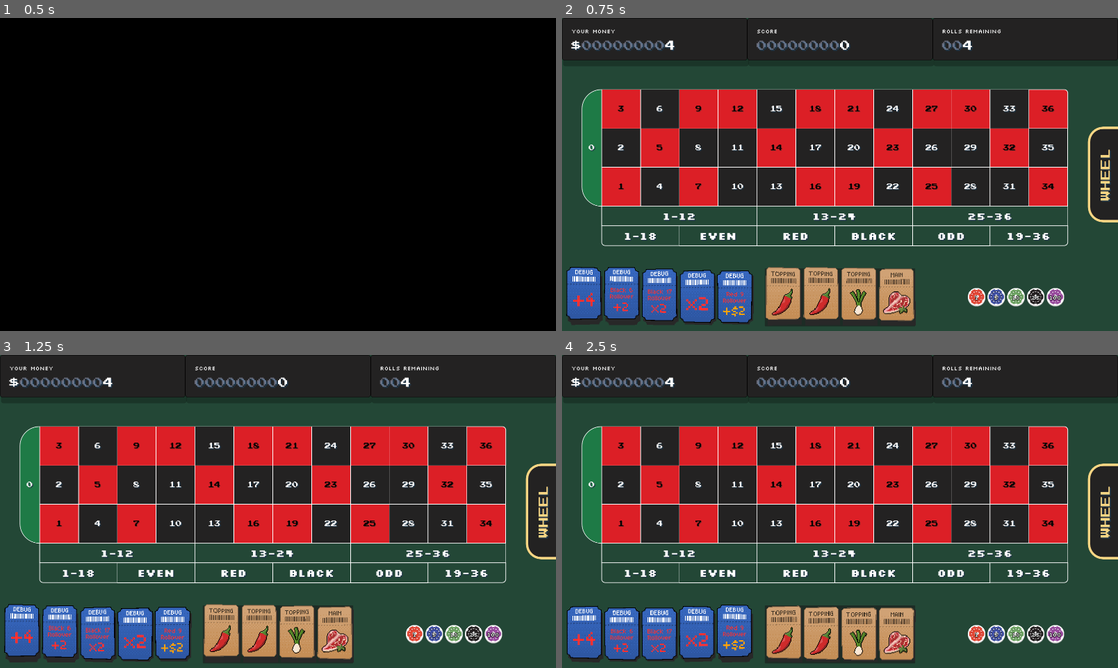
Above: before the commit, frames 1-4 (two rows, left to right).
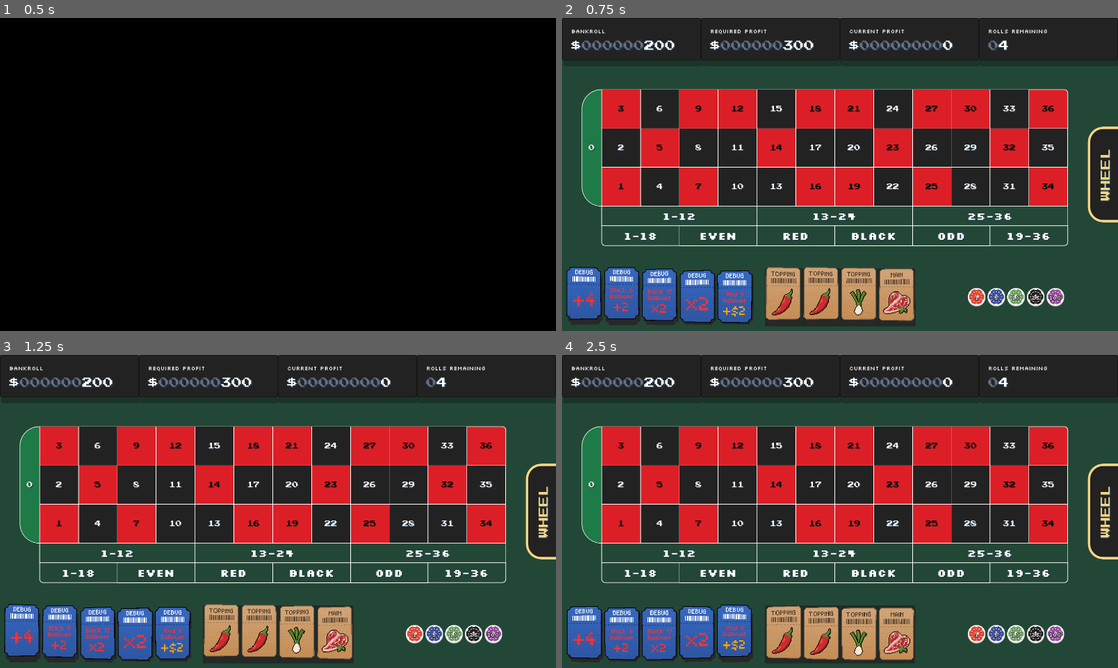
Above: after the commit, the same moments.

Repository: ross-ca/roulette-wheel
Game: Godot game, scene res://scenes/intro/intro.tscn
The game is run twice, just before and just after one commit, with the same random seed, the same clock (stepped at 60 frames per second) and the same inputs. Video files are missing from this copy of the repository; at most half a second of black plays in their place.
Inputs (mouse positions are in pixels of both pictures, inside the frame that each line leads up to):
- Up to frame 1 (0.5 s): no input
- Up to frame 2 (0.75 s): tap Enter at 0.5 s; move the mouse to (962, 158) at 0.52 s; click (962, 158) at 0.67 s
- Up to frame 3 (1.25 s): no input
- Up to frame 4 (2.5 s): click "WHEEL" at 1.25 s; click "TABLE" at 2 s

Frame 1 is identical in both runs. In frame 2, 1.6% of the frame differs, in the area x 1-88%, y 0-14%; in frame 3, 1.6%; in frame 4, 1.6%.

Commit message:
Update scoring to track required profit instead of target score (#18)
* Scoring ladder setup

* Enhance play phase mechanics: update scoring to track required profit instead of target score, introduce vouchers as a currency for shop interactions, and refine betting logic to reflect new profit calculations.

Diff:
--- a/scenes/betting_view/betting_view.gd
+++ b/scenes/betting_view/betting_view.gd
@@ -1,6 +1,6 @@
 class_name BettingView
 extends Control
-## The play phase's betting screen: money, score and rolls along the top, the table, the tickets,
+## The play phase's betting screen: money, required and current profit and rolls along the top, the table, the tickets,
 ## consumables and the chips to drag onto the table along the bottom (left, middle and right), and
 ## the WHEEL tab on the right edge.
 ## Display only: it reports what the player does through its signals, and play.gd decides what
@@ -24,7 +24,8 @@
 
 @onready var _money: StatDisplay = %MoneyDisplay
 @onready var _rolls: StatDisplay = %RollsDisplay
-@onready var _score: StatDisplay = %ScoreDisplay
+@onready var _required_profit: StatDisplay = %RequiredProfitDisplay
+@onready var _current_profit: StatDisplay = %CurrentProfitDisplay
 @onready var _table: BetTable = %Table
 @onready var _chips: VBoxContainer = %Chips # one centred HBoxContainer per row of chips
 @onready var _consumables: CardContainer = %Consumables
@@ -66,7 +67,8 @@
 	var progress := run.current_round
 	_money.value = run.money
 	_rolls.value = progress.spins_left
-	_score.value = progress.score
+	_required_profit.value = _step.required_profit
+	_current_profit.value = progress.profit()
 
 
 ## Colours the table's number tiles by their pockets' colours.
--- a/scenes/betting_view/betting_view.tscn
+++ b/scenes/betting_view/betting_view.tscn
@@ -80,22 +80,32 @@
 unique_name_in_owner = true
 layout_mode = 2
 size_flags_horizontal = 3
-title = "Your money"
+title = "Bankroll"
 prefix = "$"
 digits = 9
 
-[node name="ScoreDisplay" parent="Rows/TopBar" unique_id=703984411 instance=ExtResource("5_stat")]
+[node name="RequiredProfitDisplay" parent="Rows/TopBar" unique_id=703984411 instance=ExtResource("5_stat")]
 unique_name_in_owner = true
 layout_mode = 2
 size_flags_horizontal = 3
-title = "Score"
+title = "Required Profit"
+prefix = "$"
 digits = 9
 
-[node name="RollsDisplay" parent="Rows/TopBar" unique_id=363413181 instance=ExtResource("5_stat")]
+[node name="CurrentProfitDisplay" parent="Rows/TopBar" unique_id=363413181 instance=ExtResource("5_stat")]
+unique_name_in_owner = true
+layout_mode = 2
+size_flags_horizontal = 3
+title = "Current Profit"
+prefix = "$"
+digits = 9
+
+[node name="RollsDisplay" parent="Rows/TopBar" unique_id=1676960264 instance=ExtResource("5_stat")]
 unique_name_in_owner = true
 layout_mode = 2
 size_flags_horizontal = 3
 title = "Rolls remaining"
+digits = 2
 
 [node name="Margin" type="MarginContainer" parent="Rows" unique_id=105156921]
 layout_mode = 2
--- a/scenes/game/game.gd
+++ b/scenes/game/game.gd
@@ -2,7 +2,15 @@
 ## Autoload ("Game"): owns the current run, and starts, saves, loads and ends runs.
 
 const SAVE_PATH := "user://run.tres"
-const STARTING_MONEY := 4
+const STARTING_MONEY := 200
+const STARTING_VOUCHERS := 0
+## Shown in front of a voucher amount, in place of a currency character. Used through `voucher_text`.
+const VOUCHER_SYMBOL := "res://assets/textures/voucherSymbol.png"
+## Height in pixels the symbol is drawn at in a RichTextLabel; the shop's font is 28.
+const VOUCHER_SYMBOL_HEIGHT := 18
+## Where the symbol sits against the text, "image,text". Bottom on the baseline lines it up with the
+## digits; the default, center,center, centres it on the line box, which sits above a pixel font's digits.
+const VOUCHER_SYMBOL_ALIGN := "bottom,baseline"
 const TICKET_DATABASE := preload("res://scenes/modifiers/ticket_database.tres")
 const CONSUMABLE_DATABASE := preload("res://scenes/modifiers/consumable_database.tres")
 
@@ -19,9 +27,18 @@
 	run.rng_seed = rng_seed
 	run.rng.seed = rng_seed
 	run.money = STARTING_MONEY
+	run.vouchers = STARTING_VOUCHERS
 	run.pockets = Pocket.european_layout()
 	run.tickets = TICKET_DATABASE.create_starters()
 	run.consumables = CONSUMABLE_DATABASE.create_starters()
+
+
+## BBCode for an amount of vouchers: the symbol, then the number. For RichTextLabels only; Labels and
+## Buttons can't show it.
+static func voucher_text(amount: int) -> String:
+	return "[img height=%d align=%s]%s[/img]%d" % [
+		VOUCHER_SYMBOL_HEIGHT, VOUCHER_SYMBOL_ALIGN, VOUCHER_SYMBOL, amount
+	]
 
 
 func has_save() -> bool:
--- a/scenes/game/round_state.gd
+++ b/scenes/game/round_state.gd
@@ -4,7 +4,15 @@
 ## saving the run saves the round part-way through.
 
 @export var spins_left: int = 0
-@export var score: int = 0
+## Net winnings from settled spins: what they paid minus what was staked on them.
+@export var spin_profit: int = 0
+## Money paid by effects outside the bets (pass tickets). Counts as profit too.
 @export var money_earned: int = 0
 ## Bets on the table for the next spin. The spin uses them up.
 @export var bets: Array[PlacedBet] = []
+
+
+## The round's profit, which is what has to reach the step's required profit. Money carried in
+## from earlier rounds doesn't count, only what this round has made.
+func profit() -> int:
+	return spin_profit + money_earned
--- a/scenes/game/run_state.gd
+++ b/scenes/game/run_state.gd
@@ -11,7 +11,10 @@
 @export var rng_state: int = 0
 ## The table being played, from 1. 0 before the first table starts.
 @export var table: int = 0
+## Spent on bets and paid out by winning ones. Carries between the rounds of a table.
 @export var money: int = 0
+## Earned by finishing rounds with spins left, and spent in the shop.
+@export var vouchers: int = 0
 ## Trigger order is array order, left to right.
 @export var tickets: Array[Ticket] = []
 ## One-use items the player is holding, used in the play phase.
--- a/scenes/modifiers/spin_context.gd
+++ b/scenes/modifiers/spin_context.gd
@@ -32,6 +32,14 @@
 		ctx.mult *= factor
 
 
+## What the spin cost: the chips on all its bets.
+func staked() -> int:
+	var sum := 0
+	for ctx in bets:
+		sum += ctx.points
+	return sum
+
+
 ## The spin's score: the sum of its bets'. Lost bets add nothing.
 func total() -> int:
 	var sum := 0
--- a/scenes/play/play.gd
+++ b/scenes/play/play.gd
@@ -1,6 +1,6 @@
 extends Control
 ## The play phase for one round: spin until the round's target is reached or the spins run out,
-## then emit `finished` with {won, score}. Round progress lives in `run.current_round`, so a loaded
+## then emit `finished` with {won, profit, spins_left}. Round progress lives in `run.current_round`, so a loaded
 ## save resumes part-way through.
 ##
 ## The round has two views that slide sideways between each other: betting (place chips on the
@@ -17,7 +17,7 @@
 const TICK_PITCH_STEP := 0.004
 const TICK_PITCH_MAX := 1.5
 
-## The chips offered in the betting view. Placeholder until chips are tied to money.
+## The chips offered in the betting view. Placeholder until chip values follow the player's money.
 const CHIP_VALUES: Array[int] = [1, 5, 10, 25, 100]
 ## Seconds a slide between the views takes.
 const SLIDE_DURATION := 0.35
@@ -31,6 +31,7 @@
 var _last_tick_ms := 0
 var _ticks_this_spin := 0
 var _spin: SpinContext # live score of the spin in progress
+var _staked := 0 # what the spin in progress cost, to work out its profit
 ## 0 shows the betting view, 1 the wheel view, and values between are part-way through a slide.
 var _view_position := 0.0
 var _slide: Tween
@@ -67,7 +68,7 @@
 	_selling = true
 	await _cards.remove_item(item)
 	_run.tickets.erase(item)
-	_run.money += int(item.price * 0.5)
+	_run.vouchers += int(item.price * 0.5)
 	_show_round()
 	Game.save_run()
 	_selling = false
@@ -202,13 +203,14 @@
 
 # A chip dropped on a spot that already has a bet joins its chips.
 func _on_bet_placed(bet: Bet, chip: PlacedChip) -> void:
-	if _state != State.WAITING:
+	if _state != State.WAITING or chip.value > _run.money:
 		return
 	var placed := _find_bet(bet)
 	if placed == null:
 		placed = PlacedBet.of(bet.duplicate()) # the table keeps its own spot's bet
 		_run.current_round.bets.append(placed)
 	placed.chips.append(chip)
+	_run.money -= chip.value
 	_show_bets()
 	Game.save_run()
 
@@ -219,6 +221,7 @@
 	var placed := _find_bet(bet)
 	if placed:
 		_run.current_round.bets.erase(placed)
+		_run.money += placed.total() # a removed bet is refunded
 		_show_bets()
 		Game.save_run()
 
@@ -237,7 +240,8 @@
 	_selected = null
 	_picked.clear()
 	_betting.select_consumable(null)
-	_spin =SpinContext.new(_run.current_round.bets)
+	_spin = SpinContext.new(_run.current_round.bets)
+	_staked = _spin.staked()
 	_betting.set_editable(false)
 	_wheel_view.set_spinning(true)
 	_ticks_this_spin = 0
@@ -263,7 +267,8 @@
 	Modifiers.notify(_run, &"pocket_landed", [pocket])
 	Modifiers.score(_run, _spin, pocket)
 	var progress := _run.current_round
-	progress.score += _spin.total()
+	_run.money += _spin.total() # the stakes were taken when the chips went down
+	progress.spin_profit += _spin.total() - _staked
 	progress.spins_left -= 1
 	progress.bets.clear() # the spin uses its bets up
 	Modifiers.notify(_run, &"spin_finished", [pocket])
@@ -300,7 +305,12 @@
 
 func _is_round_over() -> bool:
 	var progress := _run.current_round
-	return progress.score >= _step.target_score or progress.spins_left <= 0
+	return progress.profit() >= _step.required_profit or progress.spins_left <= 0 or _is_broke()
+
+
+# Out of money with nothing on the table: no bet can ever be placed again.
+func _is_broke() -> bool:
+	return _run.money < CHIP_VALUES.min() and _run.current_round.bets.is_empty()
 
 
 func _finish() -> void:
@@ -308,8 +318,8 @@
 	_betting.set_editable(false)
 	_wheel_view.set_can_spin(false)
 	var progress := _run.current_round
-	var won := progress.score >= _step.target_score
+	var won := progress.profit() >= _step.required_profit
 	Modifiers.notify(_run, &"round_finished", [progress, won])
 	_hud.show_result(won)
 	await _hud.continue_requested
-	finished.emit({"won": won, "score": progress.score})
+	finished.emit({"won": won, "profit": progress.profit(), "spins_left": progress.spins_left})
--- a/scenes/run/run_generator.gd
+++ b/scenes/run/run_generator.gd
@@ -3,8 +3,9 @@
 ## Builds each table's steps. The layout of a table and the difficulty curve live here, so the
 ## runner stays generic.
 
-const TABLE_COUNT := 1
-const ROUNDS_PER_TABLE := 2
+const TABLE_COUNT := 2
+const ROUNDS_PER_TABLE := 4
+const BASE_REQUIRED_PROFIT := 300
 
 
 ## Starts the next table and returns its steps, or an empty array once every table is done.
@@ -13,20 +14,31 @@
 	if run.table >= TABLE_COUNT:
 		return steps
 
+	# A new table starts with the last round of the previous one's required profit as money; any
+	# surplus is dropped (it will convert into vouchers later).
+	if run.table > 0:
+		run.money = _round(run.table, ROUNDS_PER_TABLE - 1).required_profit
 	run.table += 1
 	for i in ROUNDS_PER_TABLE:
-		if i > 0:
+		if i > 0 or run.table > 1:
 			steps.append(ShopStep.new())
 		steps.append(_round(run.table, i))
 	return steps
 
 
 static func _round(table: int, index: int) -> RoundStep:
+	if (index == ROUNDS_PER_TABLE - 1):
+		return _boss_round(table)
+
 	var step := RoundStep.new()
-	match index:
-		0:
-			step.target_score = 300 * table
-		_:
-			step.target_score = 500 * table
-			step.reward = 5
+	var current_round := (table - 1) * ROUNDS_PER_TABLE + index
+	step.required_profit = (2 ** current_round) * BASE_REQUIRED_PROFIT
+
 	return step
+
+static func _boss_round(table: int) -> RoundStep:
+	var step := RoundStep.new()
+	var current_round := (table - 1) * ROUNDS_PER_TABLE + ROUNDS_PER_TABLE - 1
+	step.required_profit = (2 ** current_round) * BASE_REQUIRED_PROFIT * 1.5 # Placeholder x1.5 for boss round
+
+	return step
--- a/scenes/run/steps/round_step.gd
+++ b/scenes/run/steps/round_step.gd
@@ -1,9 +1,12 @@
 class_name RoundStep
 extends RunStep
-## A round: a few spins to reach `target_score`. Losing a round ends the run.
+## A round: a few spins to make `required_profit` in profit. Losing a round ends the run. Winning pays
+## `VOUCHERS_PER_SPIN_LEFT` vouchers for every spin the player didn't need.
 
-@export var target_score: int = 300
-@export var reward: int = 3
+const VOUCHERS_PER_SPIN_LEFT := 2
+
+## The profit the round has to make (winnings minus stakes), not the money the player ends with.
+@export var required_profit: int = 300
 ## Boss rules, and any other modifiers active only during this round.
 @export var modifiers: Array[Modifier] = []
 
@@ -15,6 +18,6 @@
 
 func on_finished(run: RunState, result: Variant) -> void:
 	if result.won:
-		run.money += reward
+		run.vouchers += result.spins_left * VOUCHERS_PER_SPIN_LEFT
 	else:
 		run.is_over = true
--- a/scenes/run/steps/shop_step.gd
+++ b/scenes/run/steps/shop_step.gd
@@ -7,7 +7,7 @@
 ## How many consumables the shop offers, after the tickets.
 const CONSUMABLE_SLOTS := 2
 ## What a reroll costs before modifiers change it. Placeholder: 0 makes rerolls free.
-const REROLL_COST := 0
+const REROLL_COST := 2
 
 ## What the shop is offering, in slot order: the tickets, then the consumables. Kept on the step so
 ## it's saved with the run: leaving and resuming the shop shows the same stock instead of rolling it again.
--- a/scenes/shop/shop.gd
+++ b/scenes/shop/shop.gd
@@ -9,9 +9,10 @@
 var _step: ShopStep
 
 @onready var _stock: CardContainer = %Stock
-@onready var _money_label: Label = %MoneyLabel
+@onready var _vouchers_label: RichTextLabel = %VouchersLabel
 @onready var _tickets_label: Label = %TicketsLabel
 @onready var _reroll_button: Button = %RerollButton
+@onready var _reroll_label: RichTextLabel = %RerollLabel
 
 
 ## Called by the runner before the scene enters the tree.
@@ -36,10 +37,12 @@
 
 
 func _refresh() -> void:
-	_money_label.text = "$%d" % _run.money
+	_vouchers_label.text = "[center]%s[/center]" % Game.voucher_text(_run.vouchers)
 	var reroll_cost := _reroll_cost()
-	_reroll_button.text = "Reroll ($%d)" % reroll_cost
-	_reroll_button.disabled = _run.money < reroll_cost
+	_reroll_label.text = "[center]Reroll %s[/center]" % Game.voucher_text(reroll_cost)
+	_reroll_button.disabled = _run.vouchers < reroll_cost
+	_reroll_label.modulate.a = 0.5 if _reroll_button.disabled else 1.0 # it doesn't follow the button's disabled look
+	# A button's size ignores its children, so size it to the label plus some padding.
 	var names: PackedStringArray = []
 	for ticket in _run.tickets:
 		names.append(ticket.display_name)
@@ -52,9 +55,9 @@
 
 func _on_reroll_button_pressed() -> void:
 	var cost := _reroll_cost()
-	if _run.money < cost:
+	if _run.vouchers < cost:
 		return
-	_run.money -= cost
+	_run.vouchers -= cost
 	_step.reroll(_run, Game.TICKET_DATABASE, Game.CONSUMABLE_DATABASE)
 	_stock.set_items(_step.stock)
 	Game.save_run()
--- a/scenes/shop/shop.tscn
+++ b/scenes/shop/shop.tscn
@@ -1,15 +1,14 @@
-[gd_scene format=3]
+[gd_scene format=3 uid="uid://b2j1ioicjsn4t"]
 
-[ext_resource type="Script" path="res://scenes/shop/shop.gd" id="1_shop"]
+[ext_resource type="Script" uid="uid://b27g2m6jexpel" path="res://scenes/shop/shop.gd" id="1_shop"]
 [ext_resource type="FontFile" uid="uid://bjqcqudoiecha" path="res://assets/fonts/Silkscreen-Regular.ttf" id="2_font"]
-
 [ext_resource type="PackedScene" path="res://scenes/card_container/card_container.tscn" id="3_cards"]
 
 [sub_resource type="Theme" id="Theme_shop"]
 default_font = ExtResource("2_font")
 default_font_size = 28
 
-[node name="Shop" type="Control"]
+[node name="Shop" type="Control" unique_id=1959714596]
 layout_mode = 3
 anchors_preset = 15
 anchor_right = 1.0
@@ -19,7 +18,7 @@
 theme = SubResource("Theme_shop")
 script = ExtResource("1_shop")
 
-[node name="Center" type="CenterContainer" parent="."]
+[node name="Center" type="CenterContainer" parent="." unique_id=2125734248]
 layout_mode = 1
 anchors_preset = 15
 anchor_right = 1.0
@@ -27,39 +26,59 @@
 grow_horizontal = 2
 grow_vertical = 2
 
-[node name="Items" type="VBoxContainer" parent="Center"]
+[node name="Items" type="VBoxContainer" parent="Center" unique_id=1409340734]
 layout_mode = 2
 theme_override_constants/separation = 16
 
-[node name="Title" type="Label" parent="Center/Items"]
+[node name="Title" type="Label" parent="Center/Items" unique_id=46499663]
 layout_mode = 2
 theme_override_font_sizes/font_size = 56
 text = "Shop"
 horizontal_alignment = 1
 
-[node name="MoneyLabel" type="Label" parent="Center/Items"]
+[node name="VouchersLabel" type="RichTextLabel" parent="Center/Items" unique_id=311999752]
+unique_name_in_owner = true
+texture_filter = 5
+layout_mode = 2
+bbcode_enabled = true
+fit_content = true
+scroll_active = false
+
+[node name="Stock" parent="Center/Items" unique_id=89430866 instance=ExtResource("3_cards")]
+unique_name_in_owner = true
+layout_mode = 2
+
+[node name="TicketsLabel" type="Label" parent="Center/Items" unique_id=1435948210]
 unique_name_in_owner = true
 layout_mode = 2
 horizontal_alignment = 1
 
-[node name="Stock" parent="Center/Items" instance=ExtResource("3_cards")]
+[node name="RerollButton" type="Button" parent="Center/Items" unique_id=918117533]
 unique_name_in_owner = true
+custom_minimum_size = Vector2(0, 44)
 layout_mode = 2
 
-[node name="TicketsLabel" type="Label" parent="Center/Items"]
+[node name="RerollLabel" type="RichTextLabel" parent="Center/Items/RerollButton" unique_id=1502776490]
 unique_name_in_owner = true
-layout_mode = 2
-horizontal_alignment = 1
+texture_filter = 5
+clip_contents = false
+layout_mode = 1
+anchors_preset = 15
+anchor_right = 1.0
+anchor_bottom = 1.0
+grow_horizontal = 2
+grow_vertical = 2
+mouse_filter = 2
+bbcode_enabled = true
+scroll_active = false
+autowrap_mode = 0
+vertical_alignment = 1
 
-[node name="RerollButton" type="Button" parent="Center/Items"]
-unique_name_in_owner = true
-layout_mode = 2
-
-[node name="ReverseButton" type="Button" parent="Center/Items"]
+[node name="ReverseButton" type="Button" parent="Center/Items" unique_id=763519126]
 layout_mode = 2
 text = "Reverse ticket order"
 
-[node name="ContinueButton" type="Button" parent="Center/Items"]
+[node name="ContinueButton" type="Button" parent="Center/Items" unique_id=1858303695]
 layout_mode = 2
 text = "Continue"
 
--- a/scenes/stat_display/stat_display.gd
+++ b/scenes/stat_display/stat_display.gd
@@ -1,7 +1,7 @@
 @tool
 class_name StatDisplay
 extends PanelContainer
-## A boxed readout, like the money, rolls and score along the top of the betting view: a small
+## A boxed readout, like the money, rolls and profit along the top of the betting view: a small
 ## title above a big number padded with leading zeros to `digits` wide. The zeros and the number
 ## are separate labels so they can be styled apart; the looks live in stat_display.tscn.
 
@@ -32,9 +32,10 @@
 func _refresh() -> void:
 	if not is_node_ready():
 		return
-	var number := str(value)
+	var number := str(absi(value))
 	$Rows/Title.text = title
 	$Rows/Value/Prefix.text = prefix
 	$Rows/Value/Prefix.visible = not prefix.is_empty()
-	$Rows/Value/Zeros.text = "0".repeat(maxi(digits - number.length(), 0))
+	# A negative value (a round in the red) puts its sign in front of the zeros.
+	$Rows/Value/Zeros.text = ("-" if value < 0 else "") + "0".repeat(maxi(digits - number.length(), 0))
 	$Rows/Value/Number.text = number
Binary file added: assets/textures/voucherSymbol.png
Not shown, added: assets/textures/voucherSymbol.png.import
Not shown, changed: CLAUDE.md
Not shown, changed: docs/architecture.md
Not shown, changed: docs/debugging.md
